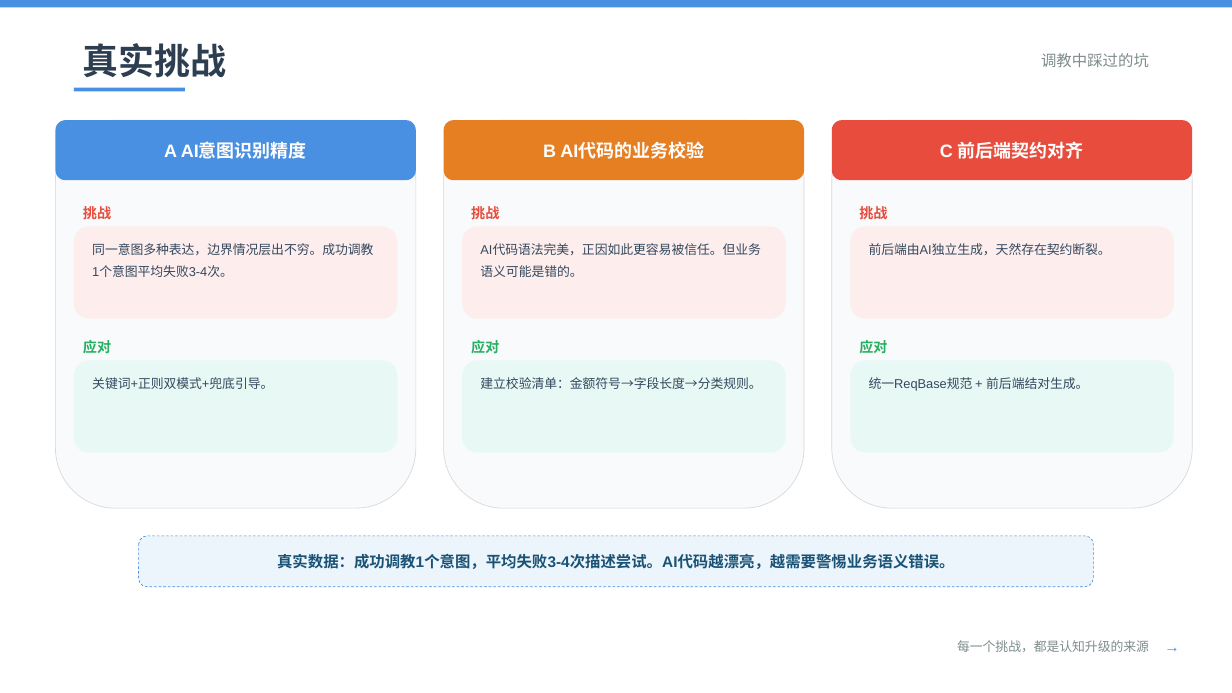
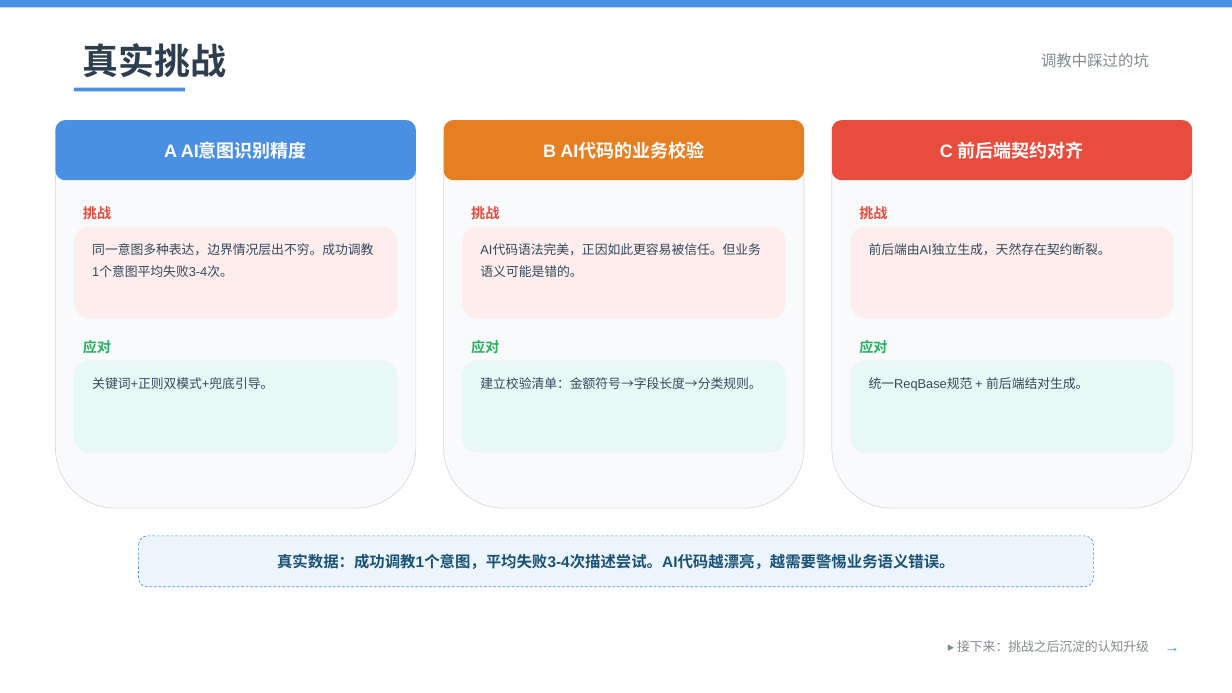
Before and after one commit to PorcupineBoy/bank, a slide deck: slide 10 of AI竞赛讲解_手机银行核心业务_优化版_v5.pptx. Drawn at 1232x693 pixels with LibreOffice and Linux fonts; fonts in the diff are those of the drawing. Boxes give left, top, right and bottom in pixels: in the first picture for what was removed or moved away, otherwise in the second. Text is boxed around its words. In the diff, an @@ line names an element or a change of style, - is before the commit and + after.

```diff
--- a/AI竞赛讲解_手机银行核心业务_优化版_v5.pptx
+++ b/AI竞赛讲解_手机银行核心业务_优化版_v5.pptx
@@ text at (x1=957, y1=640, x2=1149, y2=652): text changed @@
-每一个挑战，都是认知升级的来源
+▸ 接下来：挑战之后沉淀的认知升级
```
Also in this commit, not shown: 10 other slides changed, 5 other files.
